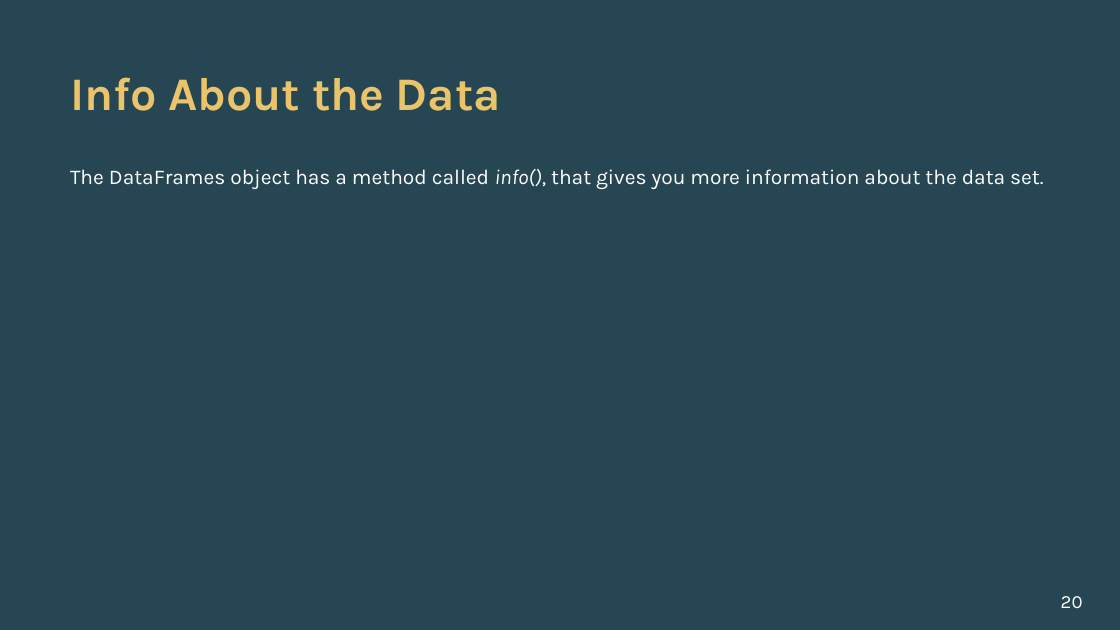
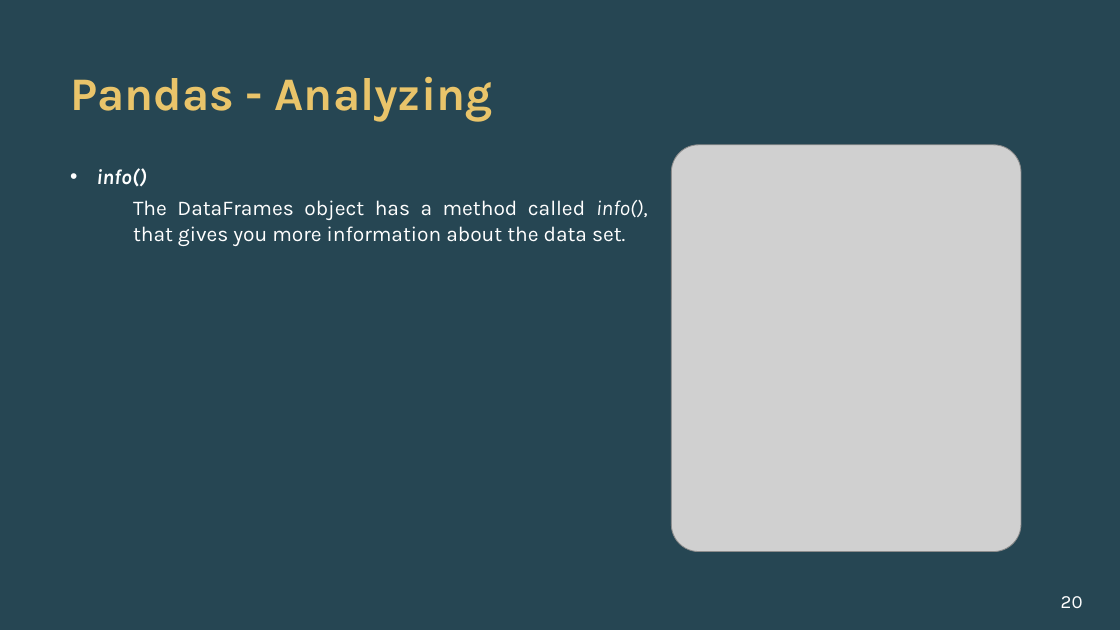
Before and after one commit to alishhde/PandasTutorial, a slide deck: slide 20 of Pandas Tutorials.pptx. Drawn at 1120x630 pixels with LibreOffice and Linux fonts; fonts in the diff are those of the drawing; grey boxes stand for pictures; background and template pictures are left out. Boxes give left, top, right and bottom in pixels: in the first picture for what was removed or moved away, otherwise in the second. Text is boxed around its words. In the diff, an @@ line names an element or a change of style, - is before the commit and + after.

```diff
--- a/Pandas Tutorials.pptx
+++ b/Pandas Tutorials.pptx
@@ title at box(70, 77, 493, 121): text changed @@
-Info About the Data
+Pandas - Analyzing
@@ picture added at box(671, 145, 1021, 551) @@
@@ text at box(96, 168, 147, 187): paragraph added @@
+• info()
@@ text at box(133, 200, 648, 246): list level 1 to 2 in "The DataFrames object has a ..." @@
```
Also in this commit, not shown: 2 other slides changed, 5 slides added, 2 other files.
